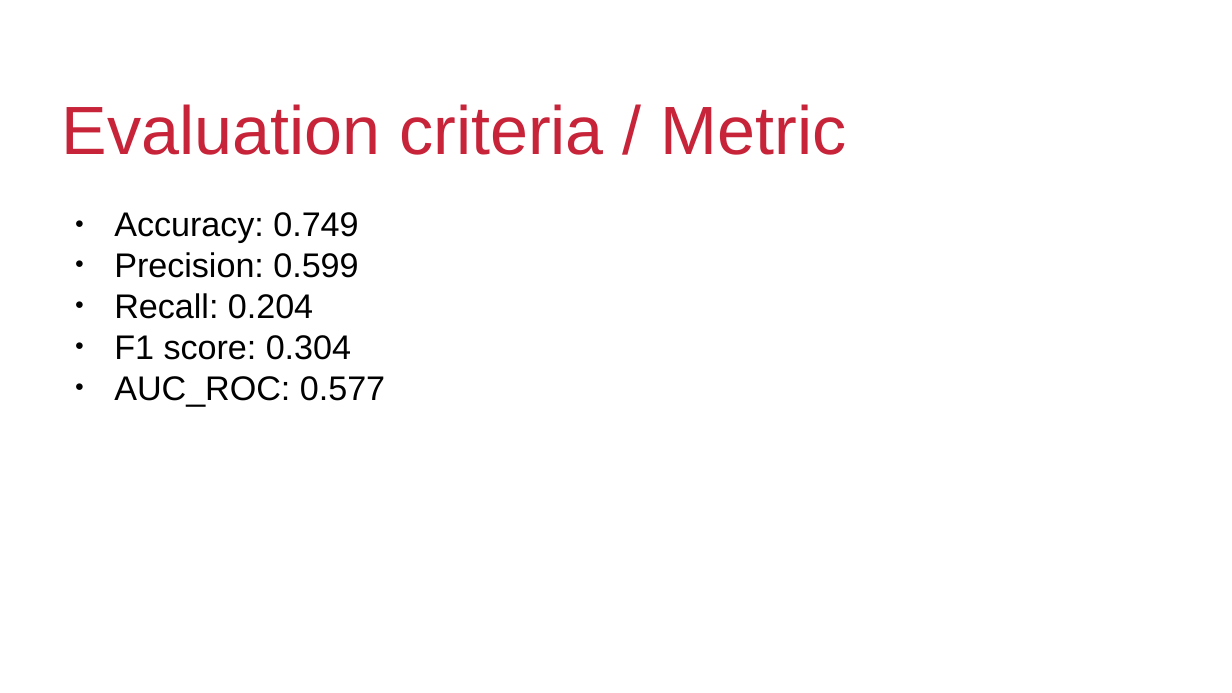
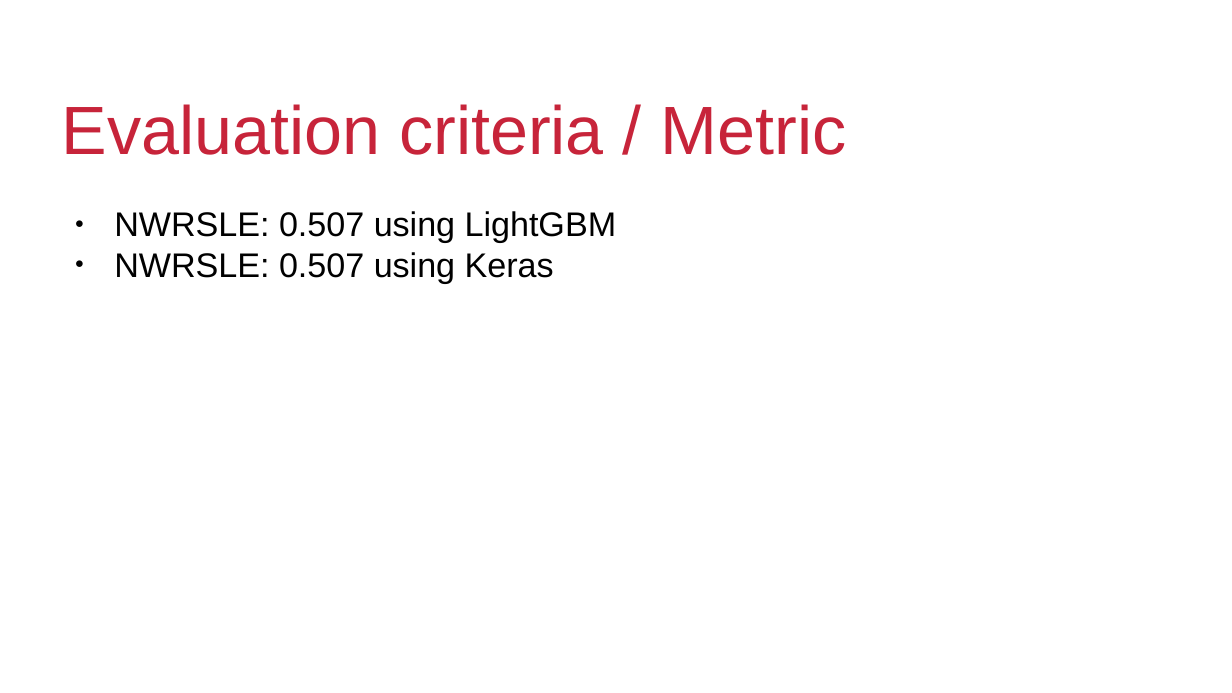
Before and after one commit to kalyanb29/Corporation-Favorita, a slide deck: slide 37 of Analytics.pptx (slide 17 before the commit). Drawn at 1232x693 pixels with LibreOffice and Linux fonts; fonts in the diff are those of the drawing; background and template pictures are left out. Boxes give left, top, right and bottom in pixels: in the first picture for what was removed or moved away, otherwise in the second. Text is boxed around its words. In the diff, an @@ line names an element or a change of style, - is before the commit and + after.

```diff
--- a/Analytics.pptx
+++ b/Analytics.pptx
@@ text at box(114, 211, 617, 284): text changed @@
-● Accuracy: 0.749
-● Precision: 0.599
-● Recall: 0.204
-● F1 score: 0.304
-● AUC_ROC: 0.577
+● NWRSLE: 0.507 using LightGBM
+● NWRSLE: 0.507 using Keras
```
Also in this commit, not shown: 1 other slide changed, 24 slides added, 4 slides removed.
